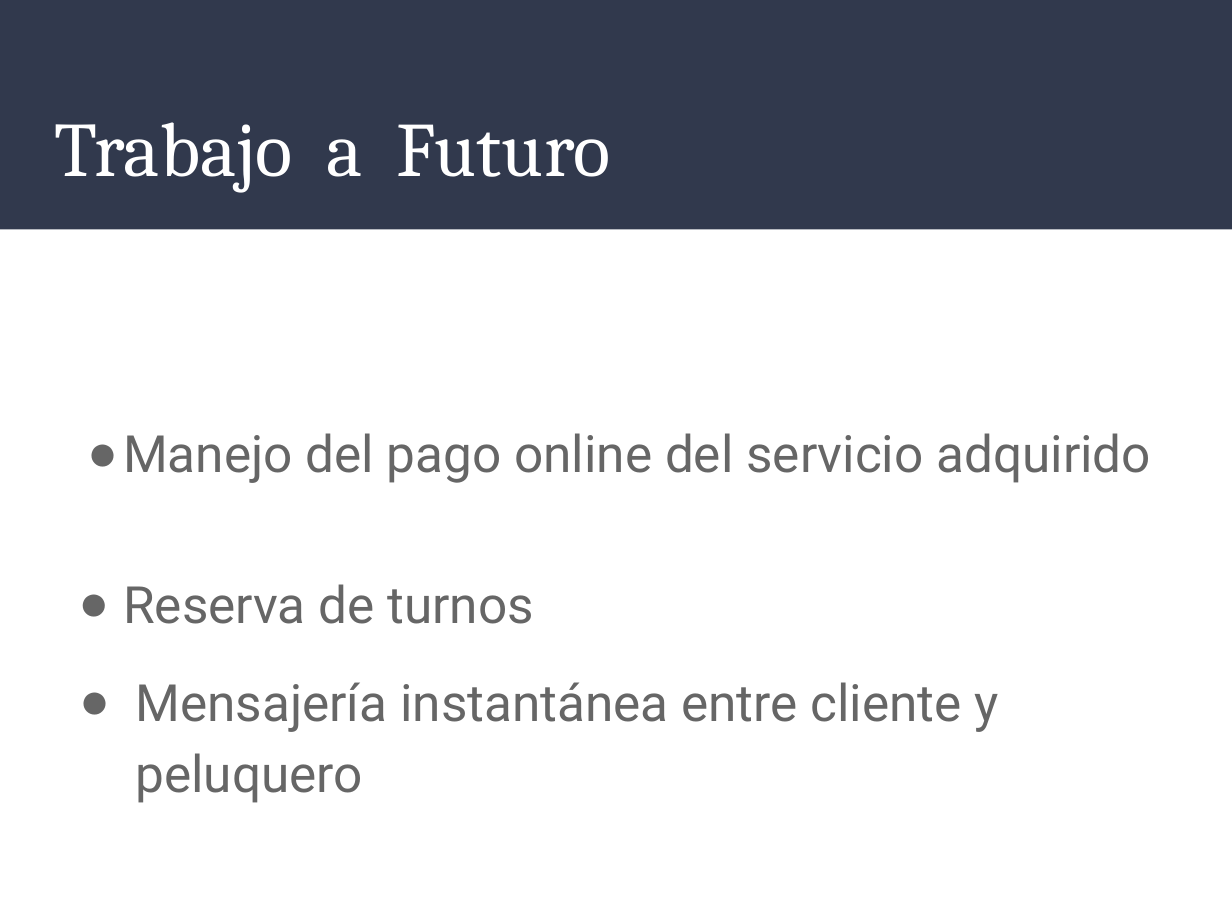
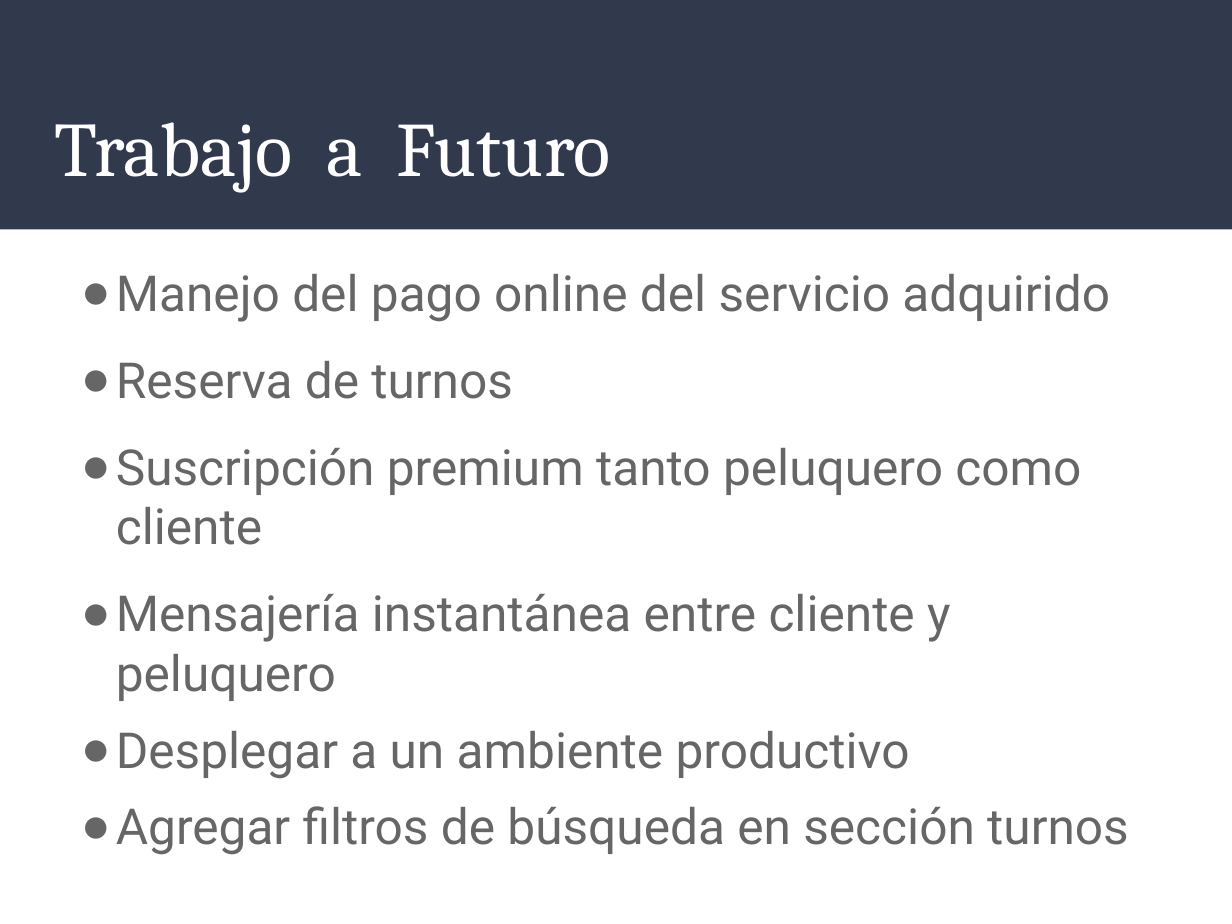
Before and after one commit to lisar01/peluqueriaya-doc, a slide deck: slide 8 of Peluqueria Ya.pptx (slide 9 before the commit). Drawn at 1232x924 pixels with LibreOffice and Linux fonts; fonts in the diff are those of the drawing. Boxes give left, top, right and bottom in pixels: in the first picture for what was removed or moved away, otherwise in the second. Text is boxed around its words. In the diff, an @@ line names an element or a change of style, - is before the commit and + after.

```diff
--- a/Peluqueria Ya.pptx
+++ b/Peluqueria Ya.pptx
@@ text "Manejo del pago online del ..." moved from (x1=123, y1=433, x2=1151, y2=803) to (x1=116, y1=274, x2=1129, y2=854) @@
@@ text at (x1=116, y1=274, x2=1110, y2=701): size 30 to 29 pt in "Manejo del pago online del servicio adquirido", "Reserva de turnos", "Mensajería instantánea entre cliente y peluquero"; indent changed; line spacing 2 to 1; line spacing 1.15 to 1 @@
@@ text at (x1=116, y1=448, x2=1081, y2=545): paragraph added @@
+● Suscripción premium tanto peluquero como cliente
@@ text at (x1=116, y1=731, x2=1129, y2=854): paragraphs added @@
+● Desplegar a un ambiente productivo
+● Agregar filtros de búsqueda en sección turnos
```
Also in this commit, not shown: 3 other slides changed, 1 slide added, 1 slide removed.
